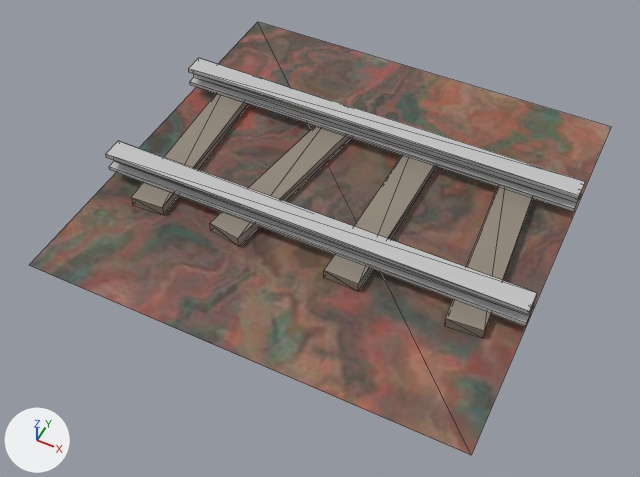
An edit to the glTF model mould-men/Assets/CaveTileset/cave_minetracks/cave_minetracks_straight1.glb, drawn before and after from the same camera.
Both versions are drawn from a camera (50 mm lens) standing at (1.21, -2.63, 2.91) and looking at (0.0, -0.22, -0.1). Arrows for +X, +Y and +Z are at lower left; the lights stay in place. The picture after the commit comes second. Mesh edges are drawn as thin lines. Where no turn or scale is listed for an object, it has been applied to the vertices. Vertices at exactly the same position are counted once.

Objects in the first picture: 'TrackStraight1'.
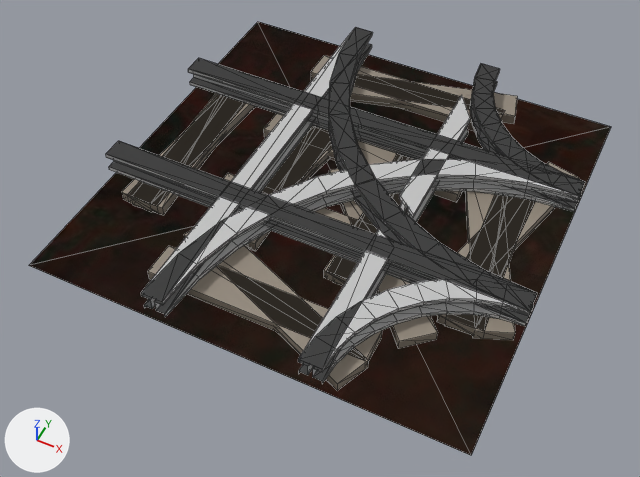
Where the newer file only moved an object's origin or applied its transform, the numbers keep the older frame.

Where the change shows, as pixel boxes (x1, y1, x2, y2) in the pictures (640 x 477 px; the box of a moved part takes in the faces that stretch with it):
'TrackCurve-col', added: after (35, 22, 610, 455)
    faces in mat_metal (light grey #c4c4c4): (141, 159, 585, 384)
    faces in mat_cave (picture img_461223183): (35, 22, 610, 455)
    faces in mat_wood (grey #92887b): (184, 169, 515, 391)
'TrackSplitL-col', added: after (39, 27, 606, 451)
    faces in mat_metal (light grey #c4c4c4): (142, 27, 583, 381)
    faces in mat_wood (grey #92887b): (148, 55, 579, 362)
    faces in mat_cave (picture img_461223183): (39, 45, 606, 451)
'TrackStraight1-col', added: after (30, 22, 607, 455)
    faces in mat_cave (picture img_461223183): (30, 22, 607, 455)
    faces in mat_wood (grey #92887b): (131, 93, 531, 333)
    faces in mat_metal (light grey #c4c4c4): (107, 59, 584, 323)
'TrackSplitR-col', added: after (54, 26, 601, 453)
    faces in mat_metal (light grey #c4c4c4): (106, 28, 585, 322)
    faces in mat_wood (grey #92887b): (128, 76, 535, 335)
    faces in mat_cave (picture img_461223183): (54, 26, 601, 453)
part 1 of me_plane_001, moved or reshaped (mostly hidden afterwards): before (324, 155, 437, 292); after (333, 154, 408, 286)
part 2 of me_plane_001, moved or reshaped (mostly hidden afterwards): before (444, 187, 533, 338); after (457, 197, 533, 321)
part 3 of me_plane_001, moved or reshaped (mostly hidden afterwards): before (210, 126, 351, 246); after (244, 127, 330, 249)
part 4 of me_plane_001, moved or reshaped: before (131, 93, 249, 215); after (122, 97, 256, 212)

Patch to the scene script:
```diff
--- a/mould-men/Assets/CaveTileset/cave_minetracks/cave_minetracks_straight1.glb.py
+++ b/mould-men/Assets/CaveTileset/cave_minetracks/cave_minetracks_straight1.glb.py
@@ me_plane_001 @@
 me_plane_001.from_pydata(...)  # 84 vertices, 86 faces; spans x -1.0..1.0, y -1.0..1.0, z 0.0..0.15
 # used by ob_trackstraight1; location = (0.0, 0.0, 0.0)
+# me_plane_001 part 1: the loose piece of 8 vertices spanning x 0.16..0.34, y -0.5..0.5, z 0.0..0.05 is turned 5.3 degrees about the z axis through its middle
+# me_plane_001 part 2: the loose piece of 8 vertices spanning x 0.63..0.86, y -0.5..0.5, z 0.0..0.05 is turned -3.4 degrees about the z axis through its middle, then moved by (0.0, 0.03, 0.0)
+# me_plane_001 part 3: the loose piece of 8 vertices spanning x -0.41..-0.09, y -0.51..0.51, z 0.0..0.05 is turned 5.6 degrees about the z axis through its middle
+# me_plane_001 part 4: the loose piece of 8 vertices spanning x -0.86..-0.65, y -0.5..0.5, z 0.0..0.05 is turned -6.8 degrees about the z axis through its middle
 me_plane_001.materials.append(mat_wood)
@@ me_plane_001_1 @@
+me_plane_001_1.from_pydata(...)  # 84 vertices, 86 faces; spans x -1.0..1.0, y -1.0..1.0, z 0.0..0.15
+# faces by material slot: [40, 44, 2]
+me_plane_001_1.materials.append(mat_wood)  # grey #92887b
+me_plane_001_1.materials.append(mat_metal)  # light grey #c4c4c4
+me_plane_001_1.materials.append(mat_cave)  # picture img_461223183
@@ me_plane_011 @@
+me_plane_011.from_pydata(...)  # 356 vertices, 514 faces; spans x -1.0..1.0, y -1.0..1.0, z 0.0..0.15
+# faces by material slot: [50, 462, 2]
+me_plane_011.materials.append(mat_wood)  # grey #92887b
+me_plane_011.materials.append(mat_metal)  # light grey #c4c4c4
+me_plane_011.materials.append(mat_cave)  # picture img_461223183
@@ me_plane_005 @@
+me_plane_005.from_pydata(...)  # 268 vertices, 428 faces; spans x -1.0..1.0, y -1.0..1.0, z 0.0..0.15
+# faces by material slot: [30, 396, 2]
+me_plane_005.materials.append(mat_wood)  # grey #92887b
+me_plane_005.materials.append(mat_metal)  # light grey #c4c4c4
+me_plane_005.materials.append(mat_cave)  # picture img_461223183
@@ me_plane_007 @@
+me_plane_007.from_pydata(...)  # 356 vertices, 514 faces; spans x -1.0..1.0, y -1.0..1.0, z 0.0..0.15
+# faces by material slot: [50, 462, 2]
+me_plane_007.materials.append(mat_wood)  # grey #92887b
+me_plane_007.materials.append(mat_metal)  # light grey #c4c4c4
+me_plane_007.materials.append(mat_cave)  # picture img_461223183
@@ ob_trackstraight1_col @@
+ob_trackstraight1_col = bpy.data.objects.new('TrackStraight1-col', me_plane_001_1)
+ob_trackstraight1_col.location = (0.0, 0.0, 0.0)
@@ ob_tracksplitl_col @@
+ob_tracksplitl_col = bpy.data.objects.new('TrackSplitL-col', me_plane_011)
+ob_tracksplitl_col.location = (0.0, 0.0, 0.0)
@@ ob_trackcurve_col @@
+ob_trackcurve_col = bpy.data.objects.new('TrackCurve-col', me_plane_005)
+ob_trackcurve_col.location = (0.0, 0.0, 0.0)
@@ ob_tracksplitr_col @@
+ob_tracksplitr_col = bpy.data.objects.new('TrackSplitR-col', me_plane_007)
+ob_tracksplitr_col.location = (0.0, 0.0, 0.0)
```
